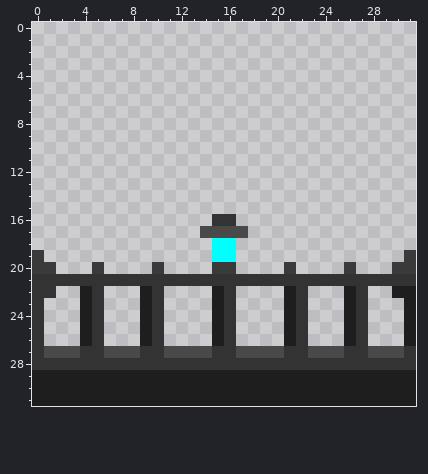
Pixel-art sprite: Assets/Tiles/balconyMiddle.png. The picture above is the old version.
The file is 32x32 pixels.
Once edited:
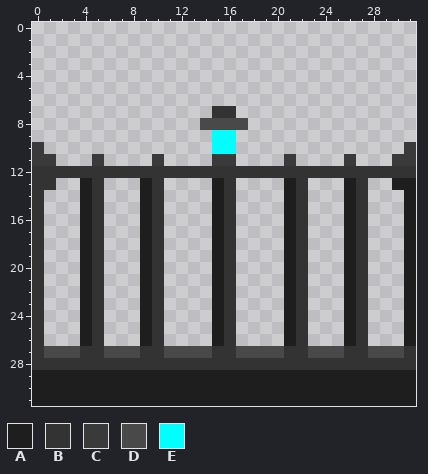
Palette (. is transparent): A #1e1e1e  B #333333  C #3a3a3a  D #494949  E #00ffff
Difference:
Colour A now appears in row 13 at x 4, 9, 15, 21, 26 and 30 to 31; in rows 14 to 15 at x 4, 9, 15, 21, 26 and 31; in rows 16 to 18 at x 4, 9, 21, 26 and 31; in row 19 at x 4, 9, 21 and 26; in row 20 at x 4 and 9.
The author changed colour B to colour A in row 16 at x 15; in row 21 at x 4, 9, 15, 21, 26 and 31.
The author changed colour C to colour A in row 19 at x 31; in row 20 at x 15, 21, 26 and 31.
The author changed colour D to colour A in row 17 at x 15.
The author changed colour E to colour A in rows 18 to 19 at x 15.
Colour B now appears in row 7 at x 15 to 16; in row 12 at x 0 to 31; in row 13 at x 0 to 1, 5, 10, 16, 22 and 27; in rows 14 to 15 at x 0, 5, 10, 16, 22 and 27; in rows 16 to 18 at x 0, 5, 10, 22 and 27; in row 19 at x 5, 10, 22 and 27.
Colour B now appears in row 20 at x 22 and 27.
The author changed colour C to colour B in row 19 at x 0; in row 20 at x 0, 5, 10 and 16.
The author changed colour D to colour B in row 17 at x 16.
The author changed colour E to colour B in rows 18 to 19 at x 16.
Colour C now appears in row 10 at x 0 and 31; in row 11 at x 0 to 1, 5, 10, 15 to 16, 21, 26 and 30 to 31.
Colour D now appears in row 8 at x 14 to 17.
Colour E now appears in rows 9 to 10 at x 15 to 16.
The edit erases colour A in row 22 at x 30.
The edit erases colour B in row 21 at x 1 to 3, 6 to 8, 11 to 14, 17 to 20, 23 to 25 and 28 to 30; in row 22 at x 1.
The edit erases colour C in row 20 at x 1 and 30.
The edit erases colour D in row 17 at x 14 and 17.
